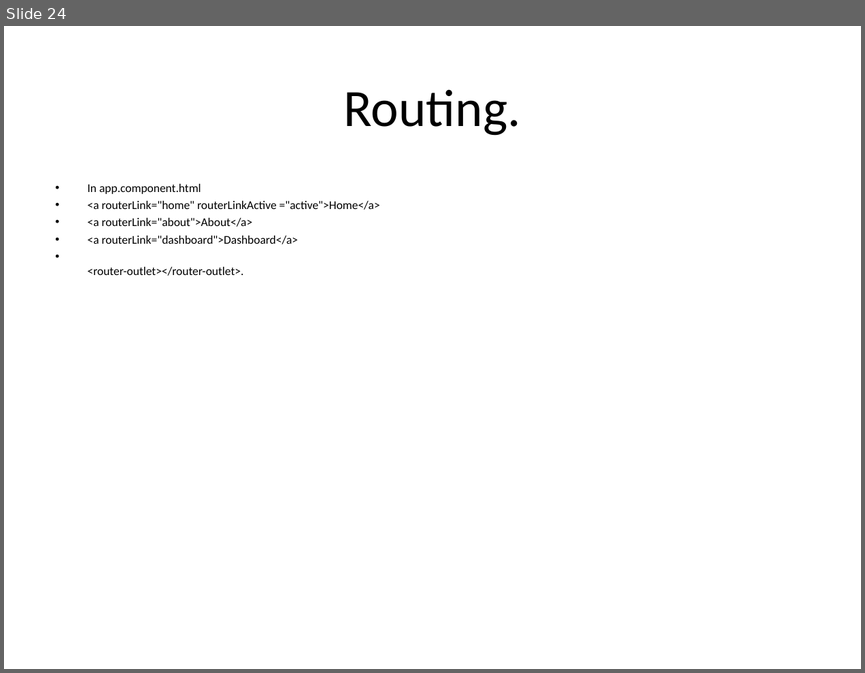
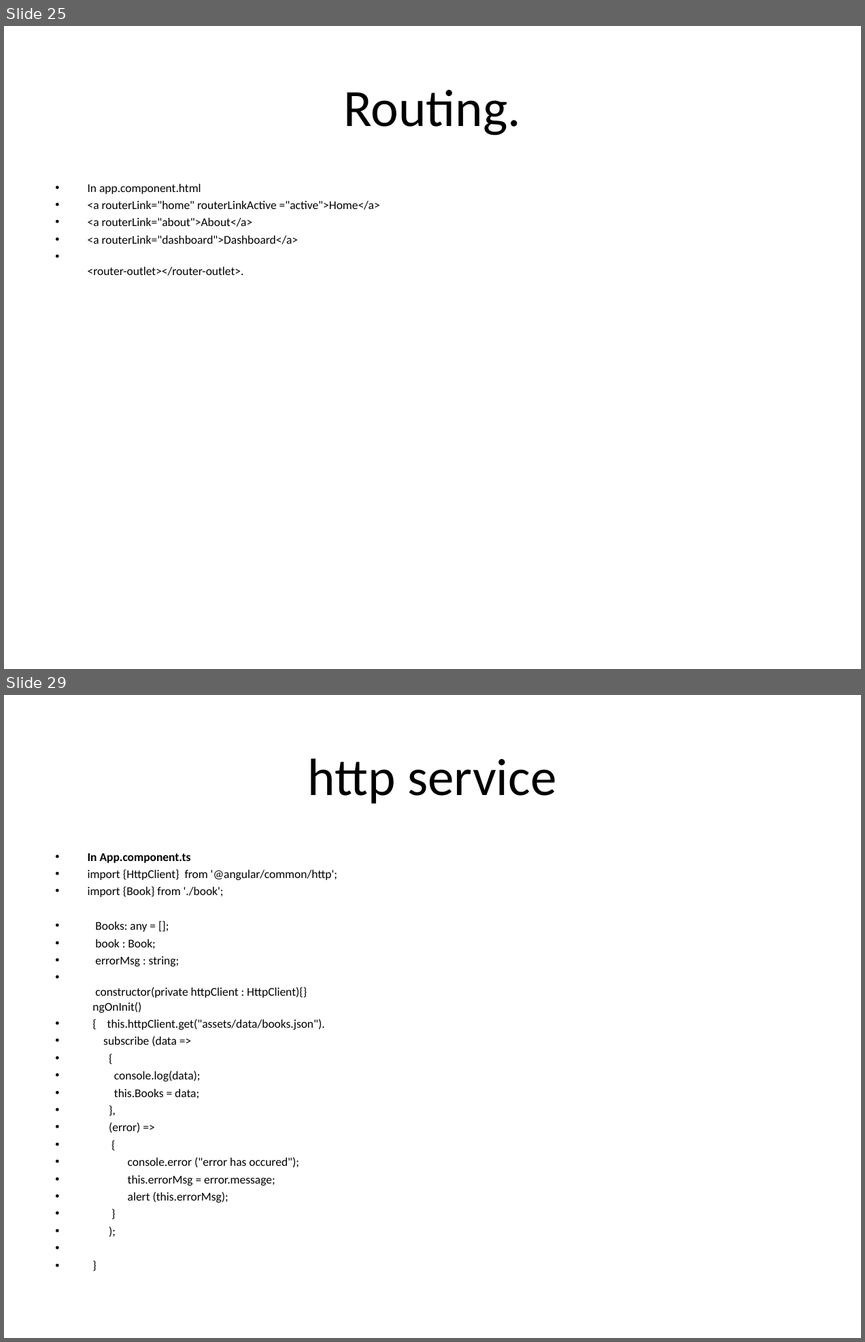
Before and after one commit to kcharankumar/DBS_Charan, a slide deck: Angular/Angular.ppt. Shown one above the other, each under a label of ours: slide 24 before the commit, slides 25 and 29 after it; the slides between them are not shown. The pictures are 865x673 and 865x1342 pixels, drawn with LibreOffice and Linux fonts; fonts in the diff are those of the drawing. Boxes give left, top, right and bottom in pixels: in the first picture for what was removed or moved away, otherwise in the second. Text is boxed around its words. In the diff, an @@ line names an element or a change of style, - is before the commit and + after.

```diff
--- a/Angular/Angular.ppt
+++ b/Angular/Angular.ppt
@@ slide 29 added at (4, 695, 861, 1338), background #FFFFFF @@
@@ title added at (308, 758, 556, 804), 44 pt, text #000000 @@
+http service
@@ text added at (88, 853, 337, 1202), 10 pt, text #000000 @@
+• In App.component.ts
+• import {HttpClient} from '@angular/common/http';
+• import {Book} from './book';
+• Books: any = [];
+• book : Book;
+• errorMsg : string;
+• constructor(private httpClient : HttpClient){}
+  ngOnInit()
+• { this.httpClient.get("assets/data/books.json").
+• subscribe (data =>
+• {
+• console.log(data);
+• this.Books = data;
+• },
+• (error) =>
+• {
+• console.error ("error has occured");
+• this.errorMsg = error.message;
+• alert (this.errorMsg);
+• }
+• );
+• }
@@ what was slide 24 is now slide 25 @@
```
Also in this commit, not shown: 5 other slides added.
